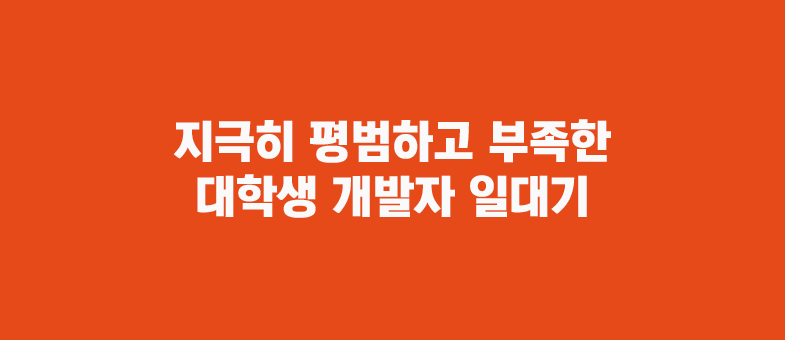
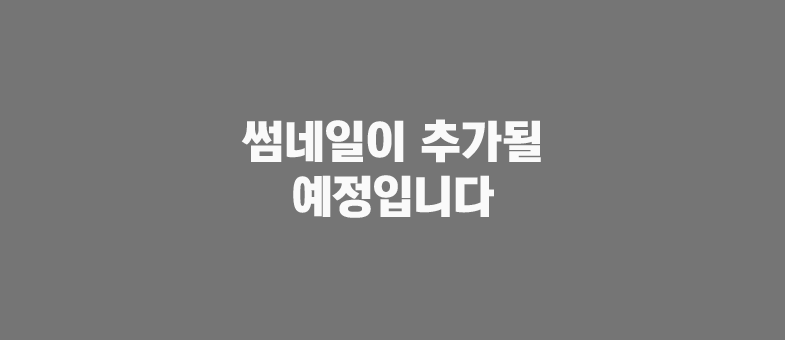
Comparing the layer stacks of the two 785x340 images. Changes:
added group "임시 썸네일" with 2 layers above "한 대학생의 일대기" over [0, 0, 785, 340]
added layer "썸네일이 추가될 예정입니다" in group "임시 썸네일" over [241, 119, 541, 218]
added layer "레이어 12" in group "임시 썸네일" over [0, 0, 785, 340]
hid group "한 대학생의 일대기" (2 layers) over [0, 0, 785, 340]
